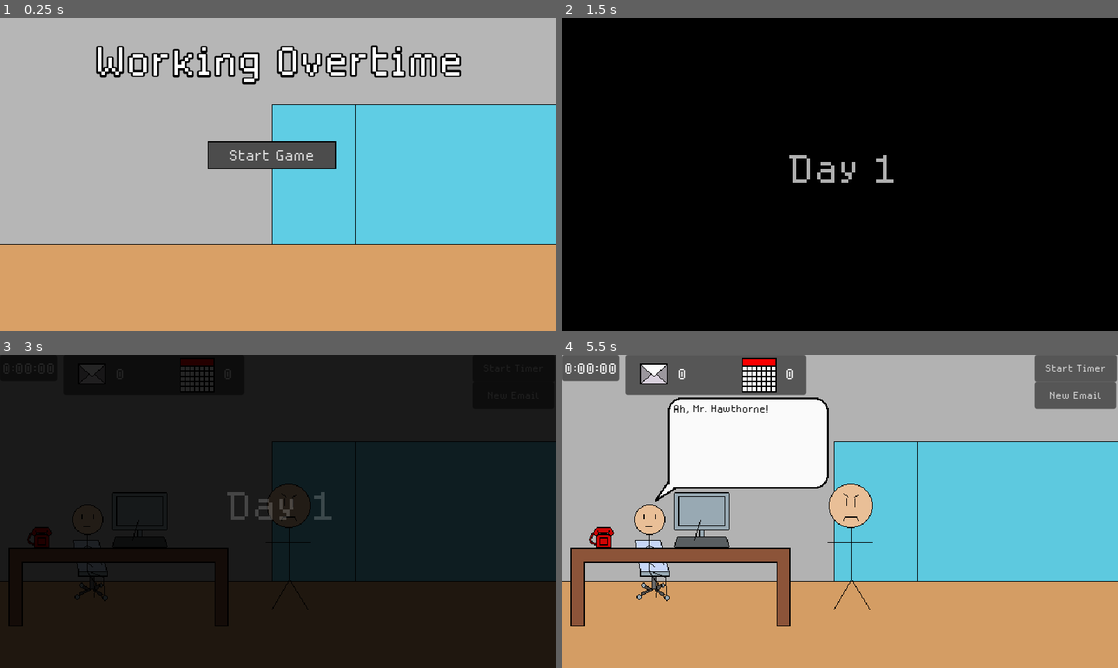
Above: before the commit, frames 1-4 (two rows, left to right).
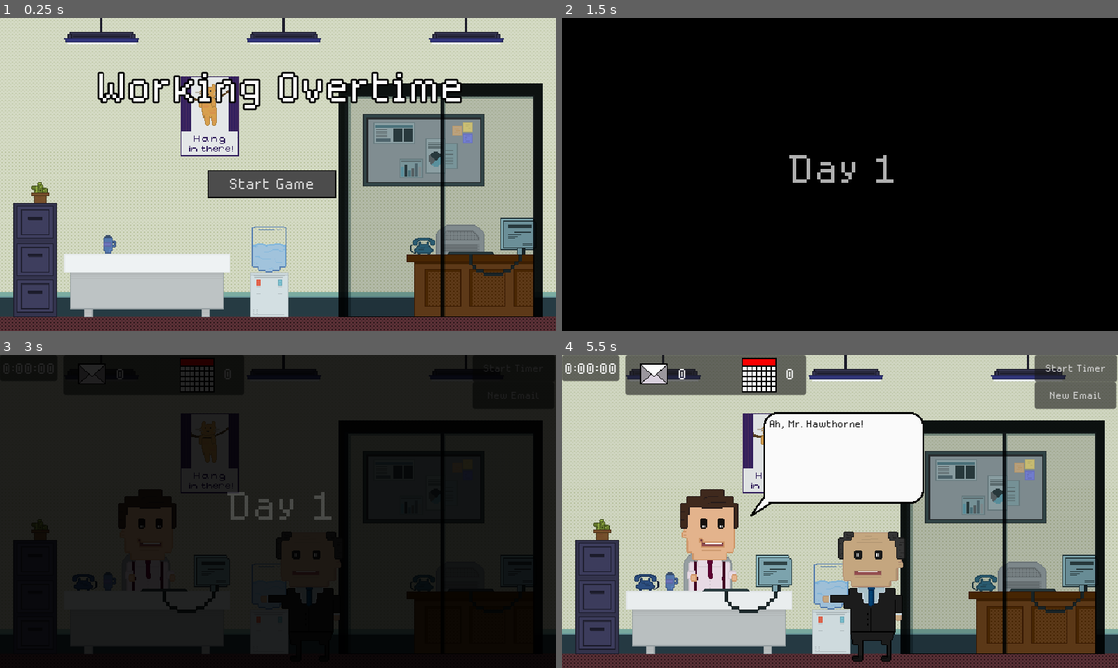
Above: after the commit, the same moments.

Repository: kelleralex04/Brackey-s-Game-Jam
Game: Godot game, scene res://Scenes/title.tscn
The game is run twice, just before and just after one commit, with the same random seed, the same clock (stepped at 60 frames per second) and the same inputs.
Inputs:
- Up to frame 1 (0.25 s): no input
- Up to frame 2 (1.5 s): click "Start Game" at 0.5 s; click "New Email" at 1.25 s
- Up to frame 3 (3 s): click "New Email" at 2 s; click "Start Timer" at 2.75 s
- Up to frame 4 (5.5 s): click "Start Timer" at 3.5 s; click "New Email" at 4.25 s; click "Start Timer" at 5 s

The runs differ from the first frame. In frame 1, 95% of the frame differs, in the area x 0-100%, y 0-100%; in frame 2, nothing differs; in frame 3, 11%; in frame 4, 87%.

Commit message:
update visuals

Diff:
--- a/Scenes/desktop.tscn
+++ b/Scenes/desktop.tscn
@@ -1,10 +1,10 @@
 [gd_scene load_steps=4 format=3 uid="uid://dlcv1qrrvtfet"]
 
 [ext_resource type="Script" path="res://Scenes/desktop.gd" id="1_hkm58"]
-[ext_resource type="Texture2D" uid="uid://d2w0c4md3qrpv" path="res://Assets/Sprites/desktop_back.png" id="2_i27xk"]
+[ext_resource type="Texture2D" uid="uid://dv48n7y1nie0i" path="res://Assets/Sprites/Marian/computer.png" id="2_nkbdw"]
 
 [sub_resource type="RectangleShape2D" id="RectangleShape2D_bvjy8"]
-size = Vector2(64, 64)
+size = Vector2(46, 41)
 
 [node name="Desktop" type="Node2D"]
 script = ExtResource("1_hkm58")
@@ -12,13 +12,14 @@
 [node name="TextureRect" type="TextureRect" parent="."]
 offset_right = 40.0
 offset_bottom = 40.0
-texture = ExtResource("2_i27xk")
+texture = ExtResource("2_nkbdw")
+flip_h = true
 
 [node name="Area2D" type="Area2D" parent="."]
 
 [node name="CollisionShape2D" type="CollisionShape2D" parent="Area2D"]
 visible = false
-position = Vector2(32, 32)
+position = Vector2(87, 23)
 shape = SubResource("RectangleShape2D_bvjy8")
 
 [connection signal="input_event" from="Area2D" to="." method="_on_area_2d_input_event"]
--- a/Scenes/main.gd
+++ b/Scenes/main.gd
@@ -53,6 +53,9 @@
 @onready var player_audio: AudioStreamPlayer = $PlayerSpeech/PlayerAudio
 @onready var player_speech_tick: Label = $PlayerSpeech/PlayerSpeechTick
 @onready var player_speech: TextureRect = $PlayerSpeech
+@onready var john_office: TextureRect = $JohnOffice
+@onready var boss: TextureRect = $Boss
+@onready var boss_2: TextureRect = $Boss2
 
 var minutes: int
 var seconds: int
@@ -221,7 +224,7 @@
 var all_names = []
 var attendee_buttons: Array
 var dialogue_text := [
-	['Ah, Mr. Hawthorne! It\'s so nice to meet you, my names...', 0],
+	['Ah, Mr. Hawthorne! It\'s so nice to meet you, my name\'s...', 0],
 	['Yeah that\'s great kid. You got any questions before you get started?', 1],
 	['I guess I\'m just a bit confused... What is it we do here exactly?', 0],
 	['We\'re a consulting company that helps other consulting companies find innovative technical solutions to real world', 1],
@@ -296,10 +299,13 @@
 		send_email()
 
 	if Input.is_action_just_pressed('ui_select') and blocker.visible:
-		if typewriter_finished == false:
+		if typewriter_finished == false and blocker.visible:
 			skip_typewriter = true
 		else:
 			if typeof(dialogue_text[dialogue_tracker]) != 28:
+				#john_office.flip_h = false
+				boss.visible = false
+				boss_2.visible = true
 				blocker.visible = false
 				open_close([boss_speech, boss_speech_tick, player_speech, player_speech_tick], false)
 			else:
@@ -394,6 +400,7 @@
 	screen.visible = true
 
 func _on_phone_clicked() -> void:
+	skip_typewriter = false
 	#if !open_panel or open_panel and phone_opened:
 		#open_panel = !open_panel
 	if phone_opened and typing:
--- a/Scenes/main.tscn
+++ b/Scenes/main.tscn
@@ -2,13 +2,13 @@
 
 [ext_resource type="Script" path="res://Scenes/main.gd" id="1_7vj2b"]
 [ext_resource type="PackedScene" uid="uid://dlcv1qrrvtfet" path="res://Scenes/desktop.tscn" id="1_dntc4"]
-[ext_resource type="Texture2D" uid="uid://cwje6gr5tj4nj" path="res://Assets/Sprites/background.png" id="2_mnrvu"]
+[ext_resource type="Texture2D" uid="uid://cnjeimdweul2" path="res://Assets/Sprites/Marian/background.png" id="2_tyap6"]
+[ext_resource type="Texture2D" uid="uid://8j2n3yf5y41e" path="res://Assets/Sprites/Marian/boss1.png" id="3_1cqq8"]
 [ext_resource type="PackedScene" uid="uid://chc7rkv04g0iu" path="res://Scenes/email_input.tscn" id="3_im7m8"]
+[ext_resource type="Texture2D" uid="uid://bfqknvkftb007" path="res://Assets/Sprites/Marian/employee1.png" id="4_7jg1b"]
 [ext_resource type="PackedScene" uid="uid://bx4jtaudukp2x" path="res://Scenes/email_task.tscn" id="4_g8ask"]
 [ext_resource type="PackedScene" uid="uid://c5713bjf7ax0x" path="res://Scenes/phone.tscn" id="5_skwty"]
-[ext_resource type="Texture2D" uid="uid://lkv7pcombhf5" path="res://Assets/Sprites/desk.png" id="7_8wov8"]
 [ext_resource type="Texture2D" uid="uid://dr7ihbh7uiu1g" path="res://Assets/Sprites/calendar_task_icon.png" id="7_frmic"]
-[ext_resource type="Texture2D" uid="uid://bpbc0q840g406" path="res://Assets/Sprites/john_office.png" id="7_lthcq"]
 [ext_resource type="Texture2D" uid="uid://dge34nelojwkh" path="res://Assets/Sprites/screen.png" id="8_3seal"]
 [ext_resource type="FontFile" uid="uid://djd4rrfcad36n" path="res://Assets/Fonts/MedodicaRegular.otf" id="10_0t7c4"]
 [ext_resource type="PackedScene" uid="uid://cackktvcert3i" path="res://Scenes/email_icon.tscn" id="11_1ngsi"]
@@ -18,9 +18,9 @@
 [ext_resource type="PackedScene" uid="uid://b5v47ij16ld7g" path="res://Scenes/calendar_icon.tscn" id="14_o0kic"]
 [ext_resource type="AudioStream" uid="uid://ccimot25luwst" path="res://Assets/Audio/text-scroll.mp3" id="17_acx0i"]
 [ext_resource type="AudioStream" uid="uid://du547ia5a2wma" path="res://Assets/Audio/Cartoon Phone Talking Sound Effect.mp3" id="17_i0lf5"]
-[ext_resource type="Texture2D" uid="uid://csmybk1xmwwf0" path="res://Assets/Sprites/boss.png" id="18_nawhe"]
 [ext_resource type="Texture2D" uid="uid://d4jnusny4frxf" path="res://Assets/Sprites/player_speech_bubble.png" id="19_q77dj"]
 [ext_resource type="Texture2D" uid="uid://4t0vp3mi0hma" path="res://Assets/Sprites/boss_speech_bubble.png" id="19_suhre"]
+[ext_resource type="Texture2D" uid="uid://c38rf4yyydjo5" path="res://Assets/Sprites/Marian/boss2.png" id="21_oh2tj"]
 
 [sub_resource type="StyleBoxFlat" id="StyleBoxFlat_wtqrs"]
 content_margin_left = 6.0
@@ -42,34 +42,36 @@
 [node name="Background" type="TextureRect" parent="."]
 offset_right = 640.0
 offset_bottom = 360.0
-texture = ExtResource("2_mnrvu")
+texture = ExtResource("2_tyap6")
 
 [node name="Boss" type="TextureRect" parent="."]
-offset_left = 285.0
-offset_top = 143.0
-offset_right = 385.0
-offset_bottom = 293.0
-texture = ExtResource("18_nawhe")
+offset_left = 296.0
+offset_top = 197.0
+offset_right = 401.0
+offset_bottom = 357.0
+texture = ExtResource("3_1cqq8")
+
+[node name="Boss2" type="TextureRect" parent="."]
+visible = false
+offset_left = 386.0
+offset_top = 71.0
+offset_right = 631.0
+offset_bottom = 351.0
+texture = ExtResource("21_oh2tj")
+
+[node name="JohnOffice" type="TextureRect" parent="."]
+offset_left = 133.0
+offset_top = 150.0
+offset_right = 208.0
+offset_bottom = 278.0
+texture = ExtResource("4_7jg1b")
+flip_h = true
 
 [node name="Desktop" parent="." instance=ExtResource("1_dntc4")]
-position = Vector2(129, 158)
+position = Vector2(157, 225)
 
 [node name="Phone" parent="." instance=ExtResource("5_skwty")]
-position = Vector2(44, 210)
-
-[node name="JohnOffice" type="TextureRect" parent="."]
-offset_left = 73.0
-offset_top = 160.0
-offset_right = 137.0
-offset_bottom = 288.0
-texture = ExtResource("7_lthcq")
-
-[node name="Desk" type="TextureRect" parent="."]
-offset_left = 10.0
-offset_top = 222.0
-offset_right = 263.0
-offset_bottom = 312.0
-texture = ExtResource("7_8wov8")
+position = Vector2(97, 261)
 
 [node name="TaskbarPanel" type="Panel" parent="."]
 offset_left = 73.0
@@ -570,10 +572,10 @@
 
 [node name="PlayerSpeech" type="TextureRect" parent="."]
 visible = false
-offset_left = 107.0
-offset_top = 49.0
-offset_right = 307.0
-offset_bottom = 169.0
+offset_left = 217.0
+offset_top = 66.0
+offset_right = 417.0
+offset_bottom = 186.0
 texture = ExtResource("19_q77dj")
 
 [node name="PlayerAudio" type="AudioStreamPlayer" parent="PlayerSpeech"]
@@ -602,10 +604,10 @@
 
 [node name="BossSpeech" type="TextureRect" parent="."]
 visible = false
-offset_left = 101.0
-offset_top = 49.0
-offset_right = 301.0
-offset_bottom = 169.0
+offset_left = 116.0
+offset_top = 81.0
+offset_right = 316.0
+offset_bottom = 201.0
 texture = ExtResource("19_suhre")
 
 [node name="BossAudio" type="AudioStreamPlayer" parent="BossSpeech"]
--- a/Scenes/phone.tscn
+++ b/Scenes/phone.tscn
@@ -1,10 +1,10 @@
 [gd_scene load_steps=4 format=3 uid="uid://c5713bjf7ax0x"]
 
 [ext_resource type="Script" path="res://Scenes/phone.gd" id="1_iqyal"]
-[ext_resource type="Texture2D" uid="uid://cejn53exhymvt" path="res://Assets/Sprites/phone_back.png" id="2_2wcfy"]
+[ext_resource type="Texture2D" uid="uid://bax85q85p13oa" path="res://Assets/Sprites/Marian/phone.png" id="2_ot2ch"]
 
 [sub_resource type="RectangleShape2D" id="RectangleShape2D_xv2ys"]
-size = Vector2(29, 24)
+size = Vector2(35, 27)
 
 [node name="Phone" type="Node2D"]
 script = ExtResource("1_iqyal")
@@ -14,13 +14,13 @@
 offset_top = -12.0
 offset_right = 16.0
 offset_bottom = 12.0
-texture = ExtResource("2_2wcfy")
+texture = ExtResource("2_ot2ch")
 
 [node name="Area2D" type="Area2D" parent="."]
 
 [node name="CollisionShape2D" type="CollisionShape2D" parent="Area2D"]
 visible = false
-position = Vector2(1.5, 0)
+position = Vector2(0.5, -0.5)
 shape = SubResource("RectangleShape2D_xv2ys")
 
 [connection signal="input_event" from="Area2D" to="." method="_on_area_2d_input_event"]
--- a/Scenes/title.tscn
+++ b/Scenes/title.tscn
@@ -1,7 +1,7 @@
 [gd_scene load_steps=4 format=3 uid="uid://bgfw6fxx543jm"]
 
 [ext_resource type="Script" path="res://Scenes/title.gd" id="1_mvoer"]
-[ext_resource type="Texture2D" uid="uid://cwje6gr5tj4nj" path="res://Assets/Sprites/background.png" id="1_oqrui"]
+[ext_resource type="Texture2D" uid="uid://cnjeimdweul2" path="res://Assets/Sprites/Marian/background.png" id="2_1hcmr"]
 [ext_resource type="StyleBox" uid="uid://c2nao3s6kqmyk" path="res://Assets/StyleBoxes/title_buttons.tres" id="2_ky8oh"]
 
 [node name="Title" type="Node2D"]
@@ -10,13 +10,13 @@
 [node name="Background" type="TextureRect" parent="."]
 offset_right = 640.0
 offset_bottom = 360.0
-texture = ExtResource("1_oqrui")
+texture = ExtResource("2_1hcmr")
 
 [node name="StartGame" type="Button" parent="."]
 offset_left = 239.0
-offset_top = 142.0
+offset_top = 175.0
 offset_right = 387.0
-offset_bottom = 174.0
+offset_bottom = 207.0
 theme_override_font_sizes/font_size = 24
 theme_override_styles/focus = ExtResource("2_ky8oh")
 theme_override_styles/disabled_mirrored = ExtResource("2_ky8oh")
@@ -32,10 +32,10 @@
 text = "Start Game"
 
 [node name="Label" type="Label" parent="."]
-offset_left = 109.0
-offset_top = 18.0
-offset_right = 533.0
-offset_bottom = 82.0
+offset_left = 110.0
+offset_top = 48.0
+offset_right = 534.0
+offset_bottom = 112.0
 theme_override_colors/font_outline_color = Color(0, 0, 0, 1)
 theme_override_constants/outline_size = 8
 theme_override_font_sizes/font_size = 64
Binary file added: Assets/Sprites/Marian/background.png
Not shown, added: Assets/Sprites/Marian/background.png.import
Binary file added: Assets/Sprites/Marian/boss1.png
Not shown, added: Assets/Sprites/Marian/boss1.png.import
Binary file added: Assets/Sprites/Marian/boss2.png
Not shown, added: Assets/Sprites/Marian/boss2.png.import
Binary file added: Assets/Sprites/Marian/computer.png
Not shown, added: Assets/Sprites/Marian/computer.png.import
Binary file added: Assets/Sprites/Marian/employee1.png
Not shown, added: Assets/Sprites/Marian/employee1.png.import
Binary file added: Assets/Sprites/Marian/employee2.png
Not shown, added: Assets/Sprites/Marian/employee2.png.import
(and 4 more such lines)
